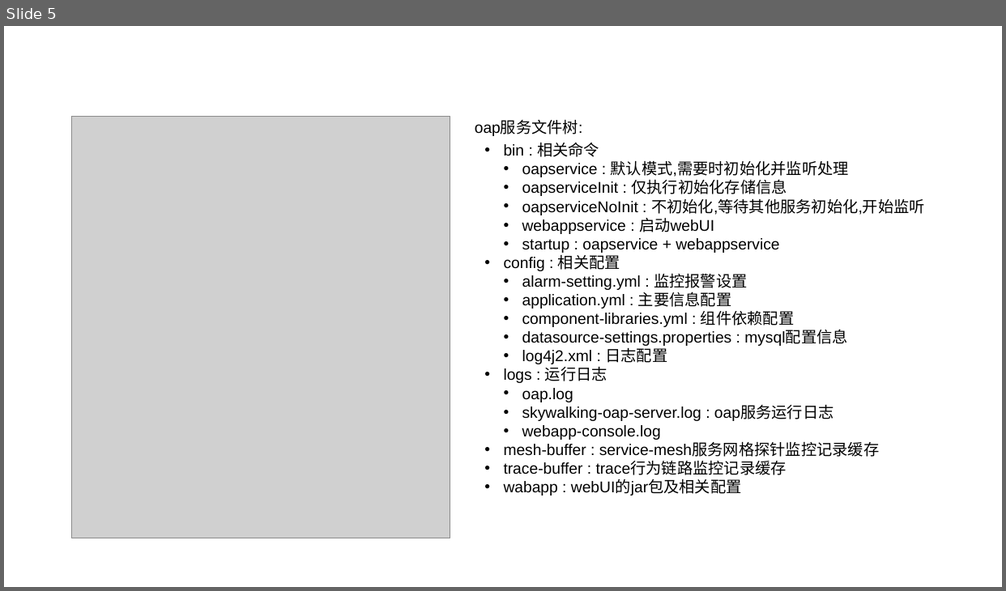
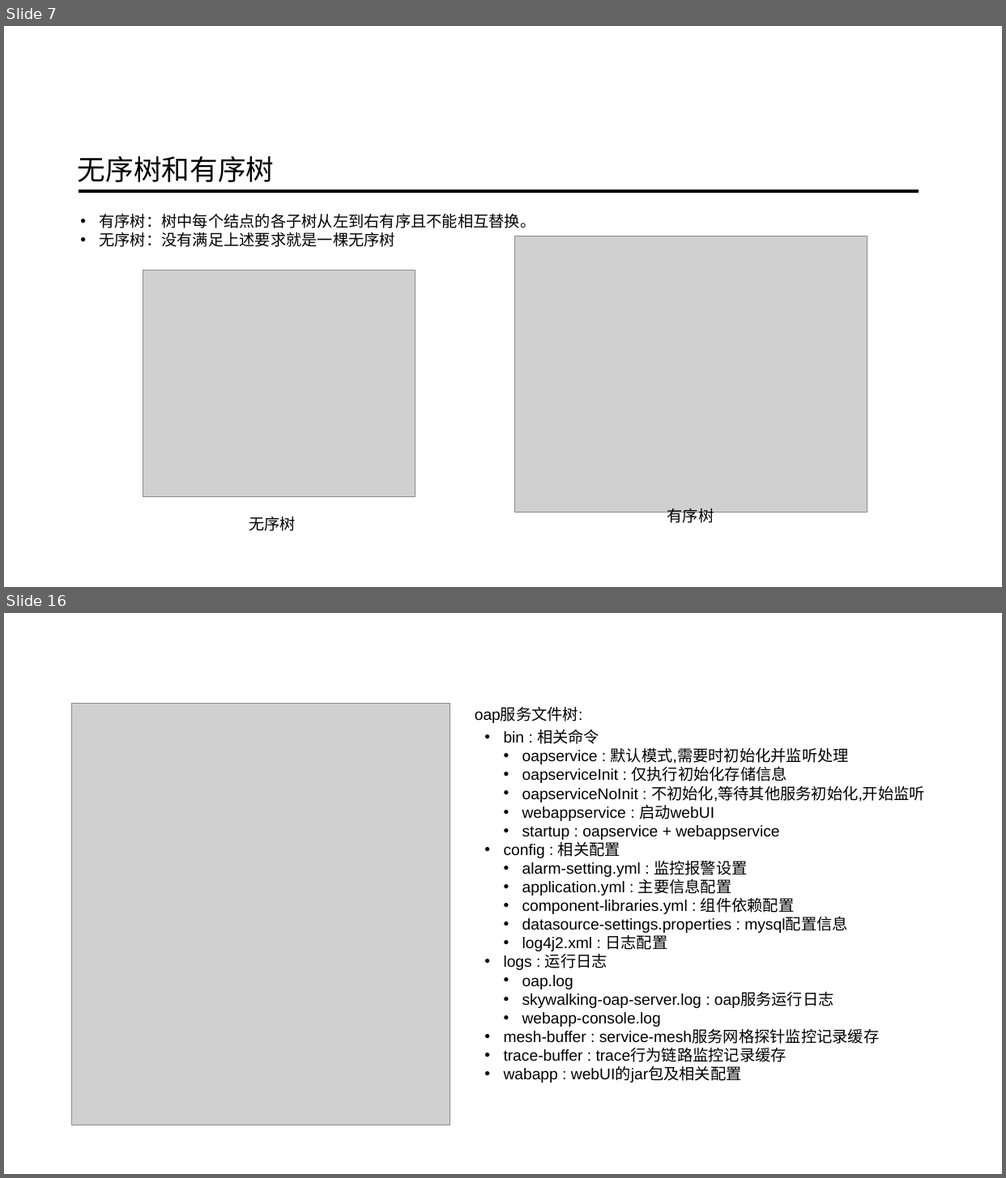
Before and after one commit to ainilili/data-structure-trees-demo, a slide deck: 数据结构之树.pptx. Shown one above the other, each under a label of ours: slide 5 before the commit, slides 7 and 16 after it; the slides between them are not shown. The pictures are 1006x591 and 1006x1178 pixels, drawn with LibreOffice and Linux fonts; fonts in the diff are those of the drawing; grey boxes stand for pictures; background and template pictures are left out. Boxes give left, top, right and bottom in pixels: in the first picture for what was removed or moved away, otherwise in the second. Text is boxed around its words. In the diff, an @@ line names an element or a change of style, - is before the commit and + after.

```diff
--- a/数据结构之树.pptx
+++ b/数据结构之树.pptx
@@ slide 7 added at box(4, 26, 1002, 587), background picture (left out) @@
@@ text added at box(78, 156, 275, 182), 54 pt, text #000000 @@
+无序树和有序树
@@ line added from (79, 191) to (918, 191), #000000 6.5 pt @@
@@ text added at box(99, 213, 535, 247), 30 pt, text #000000 @@
+• 有序树：树中每个结点的各子树从左到右有序且不能相互替换。
+• 无序树：没有满足上述要求就是一棵无序树
@@ picture added at box(514, 236, 867, 512) @@
@@ picture added at box(143, 270, 415, 497) @@
@@ text added at box(667, 509, 714, 527), 30 pt, text #000000 @@
+有序树
@@ text added at box(249, 517, 296, 531), 30 pt, text #000000 @@
+无序树
@@ what was slide 5 is now slide 16 @@
```
Also in this commit, not shown: 14 other slides added, 4 slides removed.
